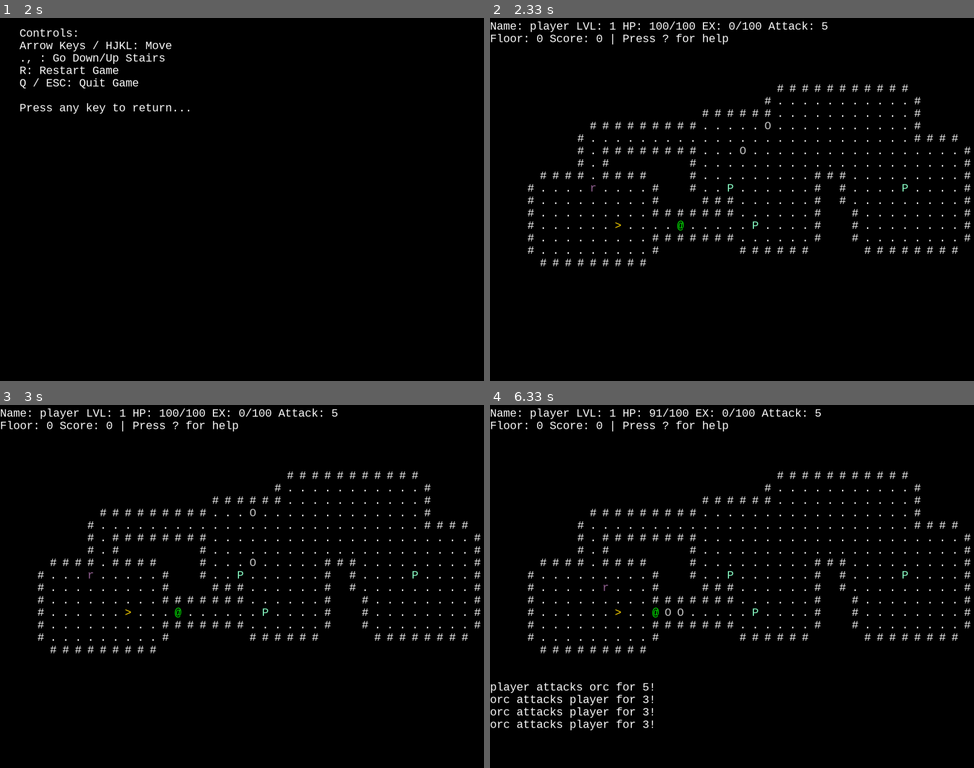
Above: before the commit, frames 1-4 (two rows, left to right).
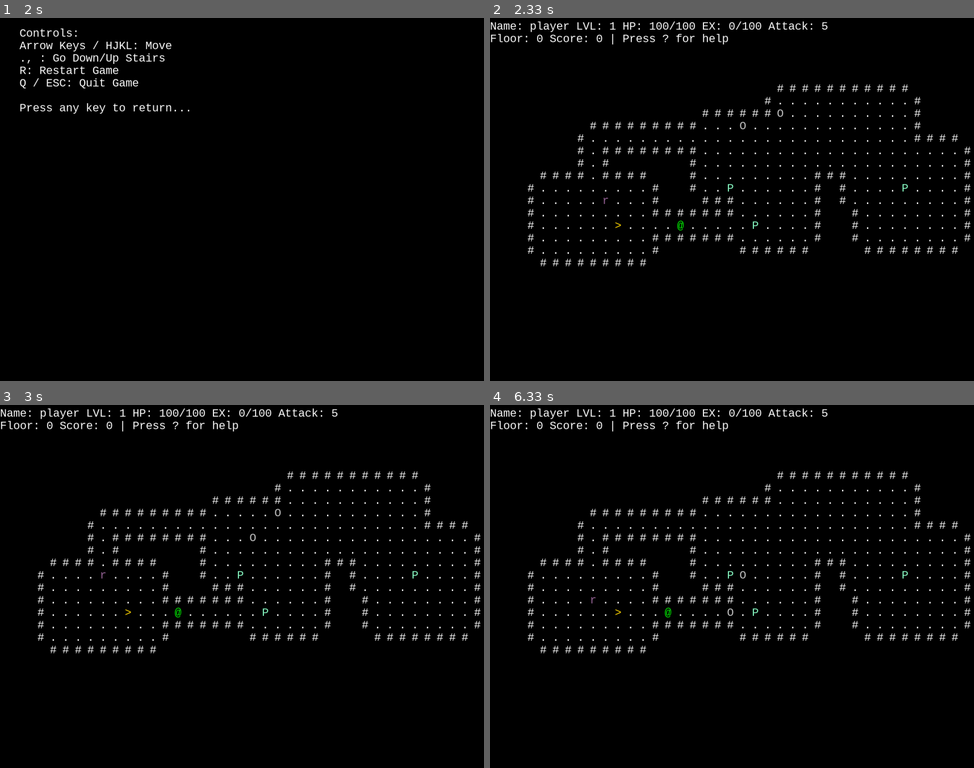
Above: after the commit, the same moments.

Repository: pyrotek45/pygame-roguehack
Game: pygame game, started from game.py
The game is run twice, just before and just after one commit, with the same random seed, the same clock (stepped at 60 frames per second) and the same inputs.
Inputs:
- Up to frame 1 (2 s): hold Right 0.33-0.8 s; hold Up 0.83-1.13 s; hold Right 1.17-1.63 s; hold Left from 1.67 s (still down); tap / at 1.82 s
- Up to frame 2 (2.33 s): release Left at 2.2 s; hold Down from 2.23 s (still down)
- Up to frame 3 (3 s): tap , at 2.38 s; release Down at 2.53 s; hold Left 2.57-2.97 s
- Up to frame 4 (6.33 s): hold Up 3-3.37 s; tap / at 3.15, 4.62, 5.95 s; hold Right 3.4-4.03 s; tap , at 3.55, 5.12 s; hold Down 4.07-4.43 s; hold Left 4.47-4.93 s; hold Right 4.97-5.43 s; hold Up 5.47-5.77 s; hold Right 5.8-6.27 s; hold Left from 6.3 s (still down)

Frame 1 is identical in both runs. In frame 2, less than 0.1% of the frame differs, in the area x 20-61%, y 25-52%; in frame 3, less than 0.1%; in frame 4, 1.5%, in the area x 0-70%, y 0-90%.

Commit message:
fixed bug where opening help would move the world

Diff:
--- a/game.py
+++ b/game.py
@@ -249,9 +249,13 @@
 
                     case pygame.K_SLASH:
                         self.state = State.HELP
+                        return
 
                     case _:
                         pass
+
+                # not every action should update the world
+                self.update()
 
             case State.GAMEOVER:
                 match input:
@@ -277,7 +281,6 @@
             sys.exit()
         elif event.type == pygame.KEYDOWN:
             world.handle_input(event.key)
-            world.update()
 
     world.draw()
 
